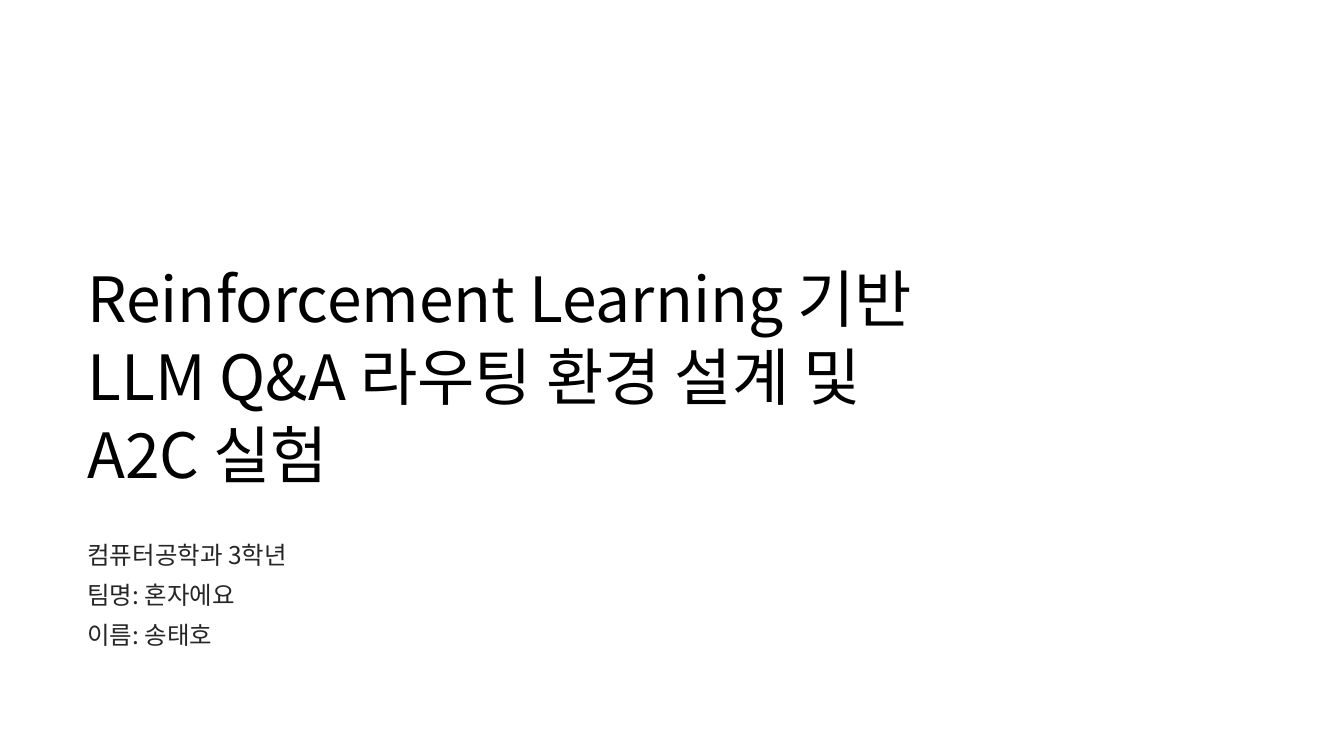
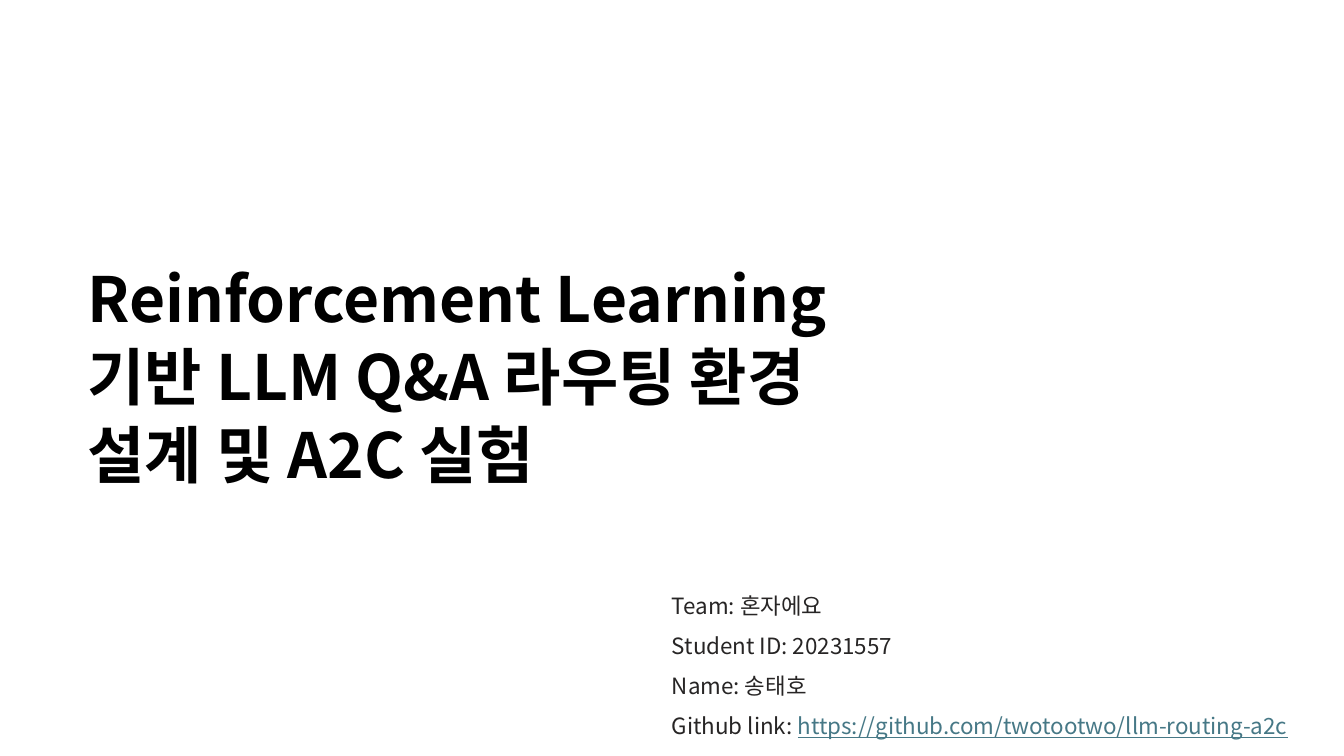
Before and after one commit to twotootwo/llm-routing-a2c, a slide deck: slide 1 of report.pptx. Drawn at 1344x756 pixels with LibreOffice and Linux fonts; fonts in the diff are those of the drawing. Boxes give left, top, right and bottom in pixels: in the first picture for what was removed or moved away, otherwise in the second. Text is boxed around its words. In the diff, an @@ line names an element or a change of style, - is before the commit and + after.

Commit message:
add link

```diff
--- a/report.pptx
+++ b/report.pptx
@@ text "Reinforcement Learning 기반 LLM Q&A ..." at (87,271,826,484): bold on @@
@@ text at (672,595,1287,739): text changed; size 17.5 to 16 pt @@
-컴퓨터공학과 3학년
-팀명: 혼자에요
-이름: 송태호
+Team: 혼자에요
+Student ID: 20231557
+Name: 송태호
+Github link: https://github.com/twotootwo/llm-routing-a2c
```
